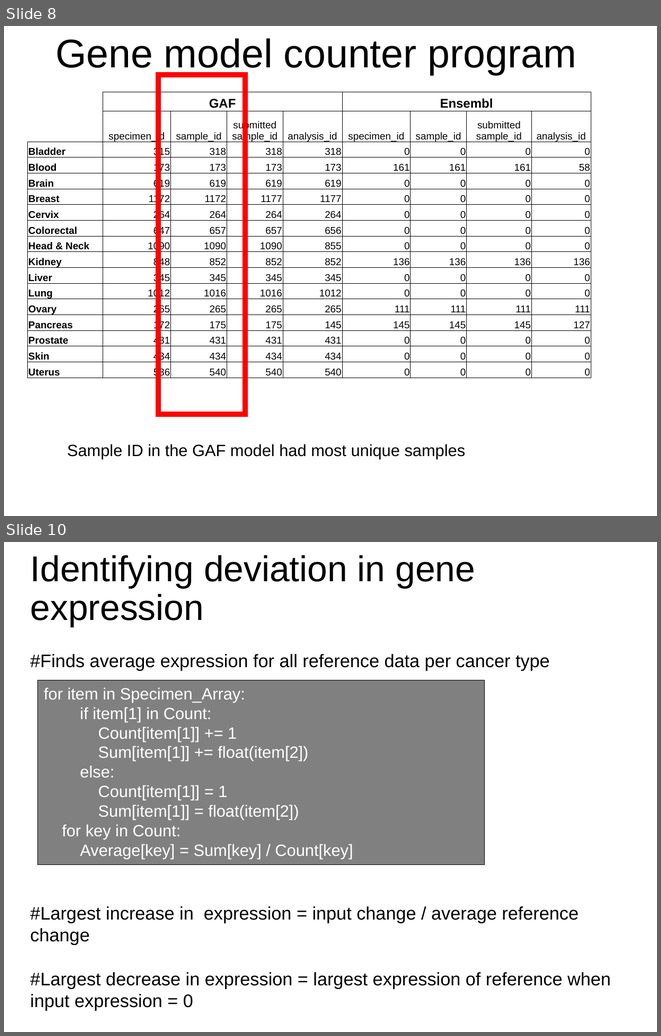
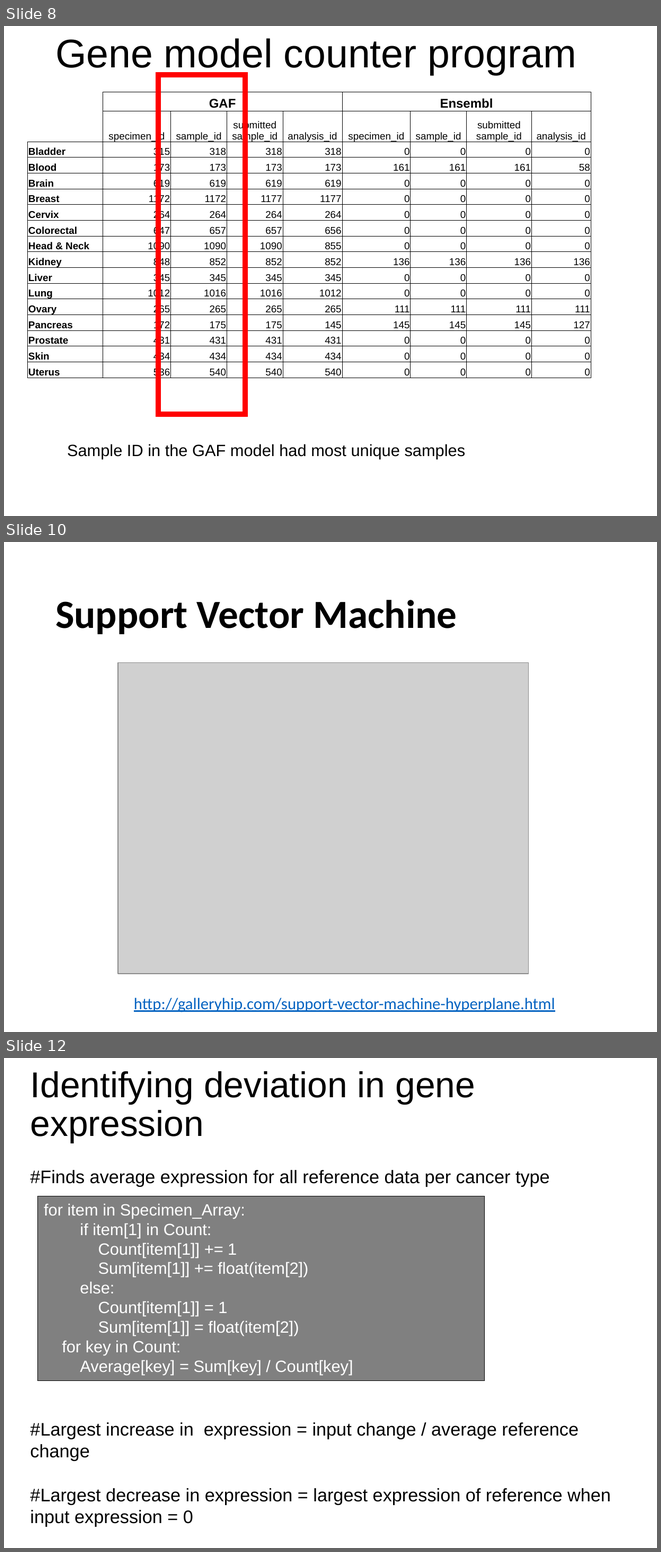
Before and after one commit to dr-artio/CancerClassifier, a slide deck: Powerpoint/ProjectPresentation_Draft.pptx. Shown one above the other, each under a label of ours: slides 8 and 10 before the commit, slides 8, 10 and 12 after it; the slides between them are not shown. The pictures are 661x1036 and 661x1552 pixels, drawn with LibreOffice and Linux fonts; fonts in the diff are those of the drawing; grey boxes stand for pictures. Boxes give left, top, right and bottom in pixels: in the first picture for what was removed or moved away, otherwise in the second. Text is boxed around its words. In the diff, an @@ line names an element or a change of style, - is before the commit and + after.

```diff
--- a/Powerpoint/ProjectPresentation_Draft.pptx
+++ b/Powerpoint/ProjectPresentation_Draft.pptx
@@ slide 10 added at [4,542,657,1032], background #FFFFFF @@
@@ title added at [55,600,457,634], 44 pt, text #000000, bold @@
+Support Vector Machine
@@ picture added at [118,663,529,973] @@
@@ text added at [134,997,555,1012], 18 pt, text #0563C1, underline @@
+http://galleryhip.com/support-vector-machine-hyperplane.html
@@ what was slide 10 is now slide 12 @@
```
Also in this commit, not shown: 2 other slides added, 1 slide removed.
